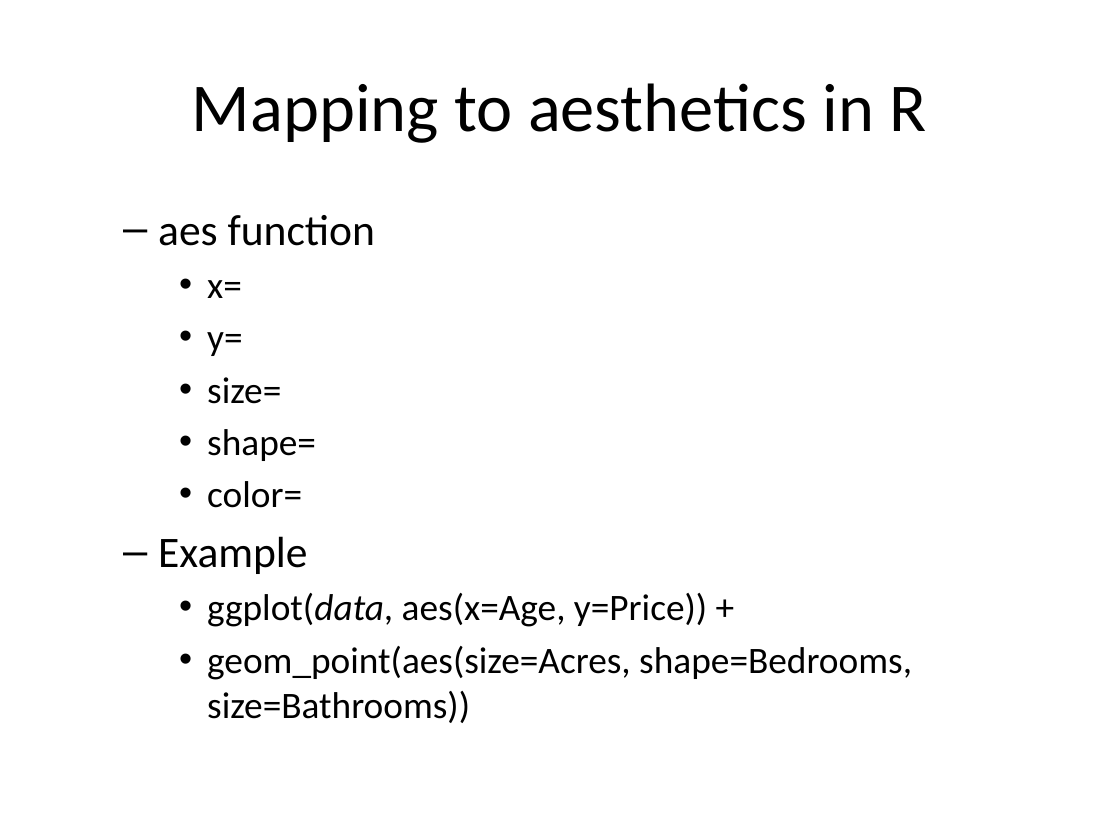
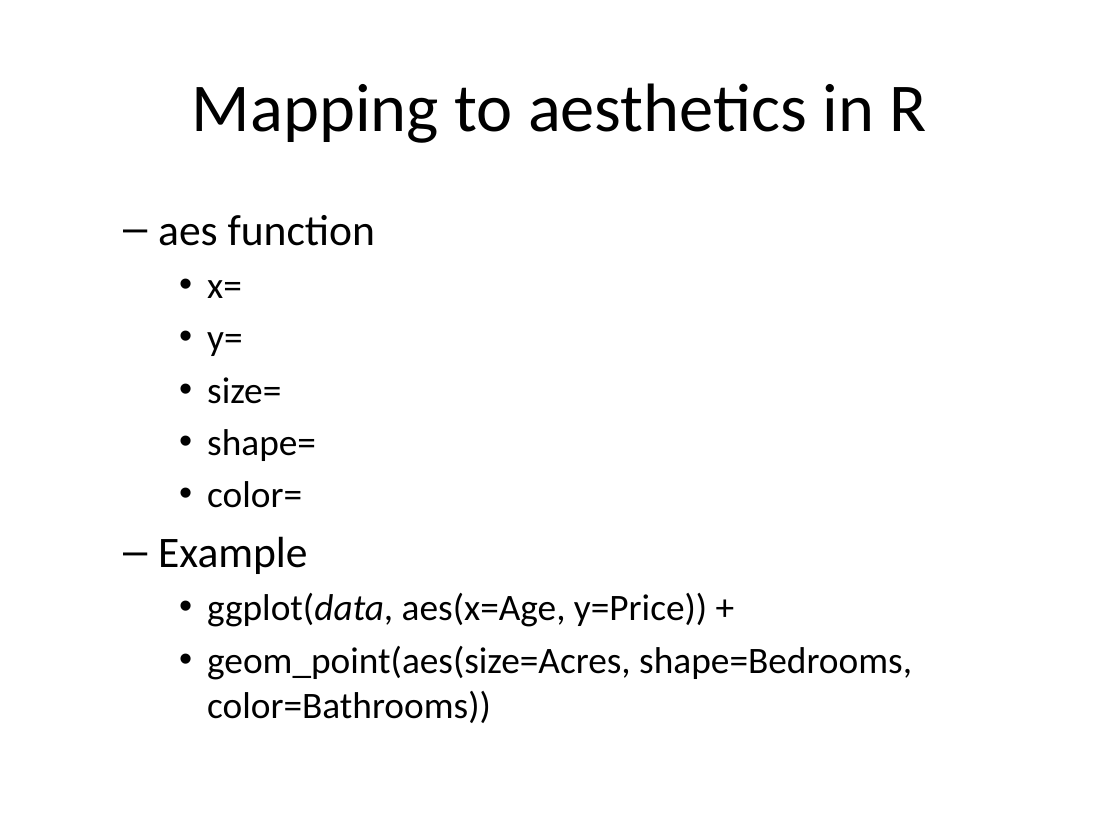
Before and after one commit to pmean/data-visualization, a slide deck: slide 22 of data-viz-01/src/v01-main-scatterplots.pptx (slide 18 before the commit). Drawn at 1120x840 pixels with LibreOffice and Linux fonts; fonts in the diff are those of the drawing. Boxes give left, top, right and bottom in pixels: in the first picture for what was removed or moved away, otherwise in the second. Text is boxed around its words. In the diff, an @@ line names an element or a change of style, - is before the commit and + after.

```diff
--- a/data-viz-01/src/v01-main-scatterplots.pptx
+++ b/data-viz-01/src/v01-main-scatterplots.pptx
@@ text at <box>207,646,912,723</box>: text changed @@
-    • geom_point(aes(size=Acres, shape=Bedrooms, size=Bathrooms))
+    • geom_point(aes(size=Acres, shape=Bedrooms, color=Bathrooms))
```
Also in this commit, not shown: 5 other slides changed, 17 slides added, 5 slides removed, 47 other files.
